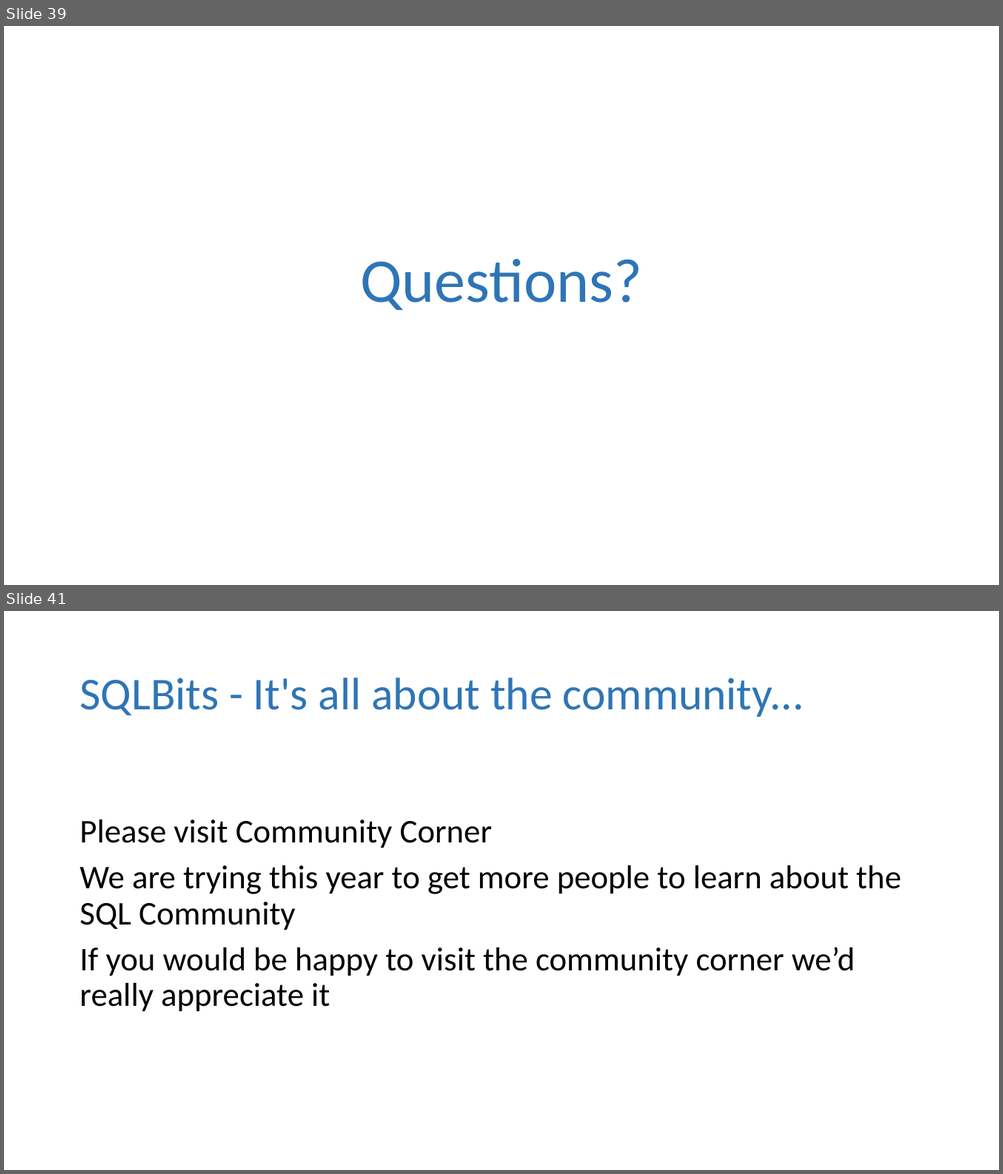
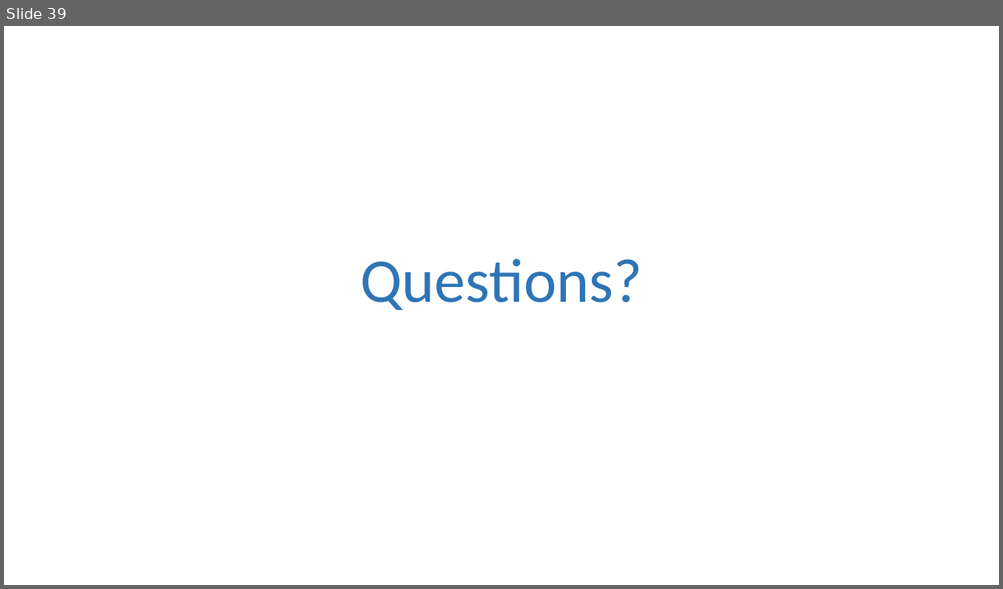
Before and after one commit to dbafromthecold/IntroToPartitioning, a slide deck: Intro to Partitioning.pptx. Shown one above the other, each under a label of ours: slides 39 and 41 before the commit, slide 39 after it; the slides between them are not shown. The pictures are 1003x1174 and 1003x589 pixels, drawn with LibreOffice and Linux fonts; fonts in the diff are those of the drawing; background and template pictures are left out. Boxes give left, top, right and bottom in pixels: in the first picture for what was removed or moved away, otherwise in the second. Text is boxed around its words. In the diff, an @@ line names an element or a change of style, - is before the commit and + after.

Commit message:
updated slides

```diff
--- a/Intro to Partitioning.pptx
+++ b/Intro to Partitioning.pptx
@@ slide 41 removed at bbox=[4, 611, 999, 1170], background picture (left out) @@
@@ title removed at bbox=[79, 678, 804, 717] @@
-SQLBits - It's all about the community...
@@ text removed at bbox=[79, 820, 901, 1012] @@
-Please visit Community Corner
-We are trying this year to get more people to learn about the SQL Community
-If you would be happy to visit the community corner we’d really appreciate it
```
Also in this commit, not shown: 1 other slide removed.
